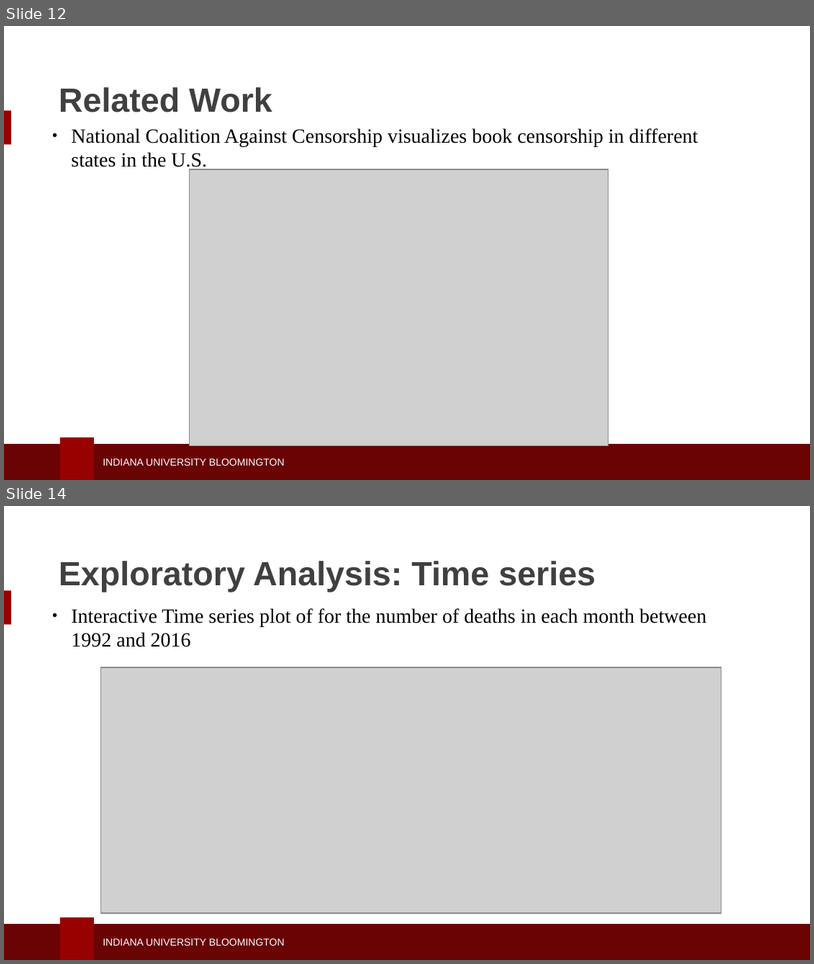
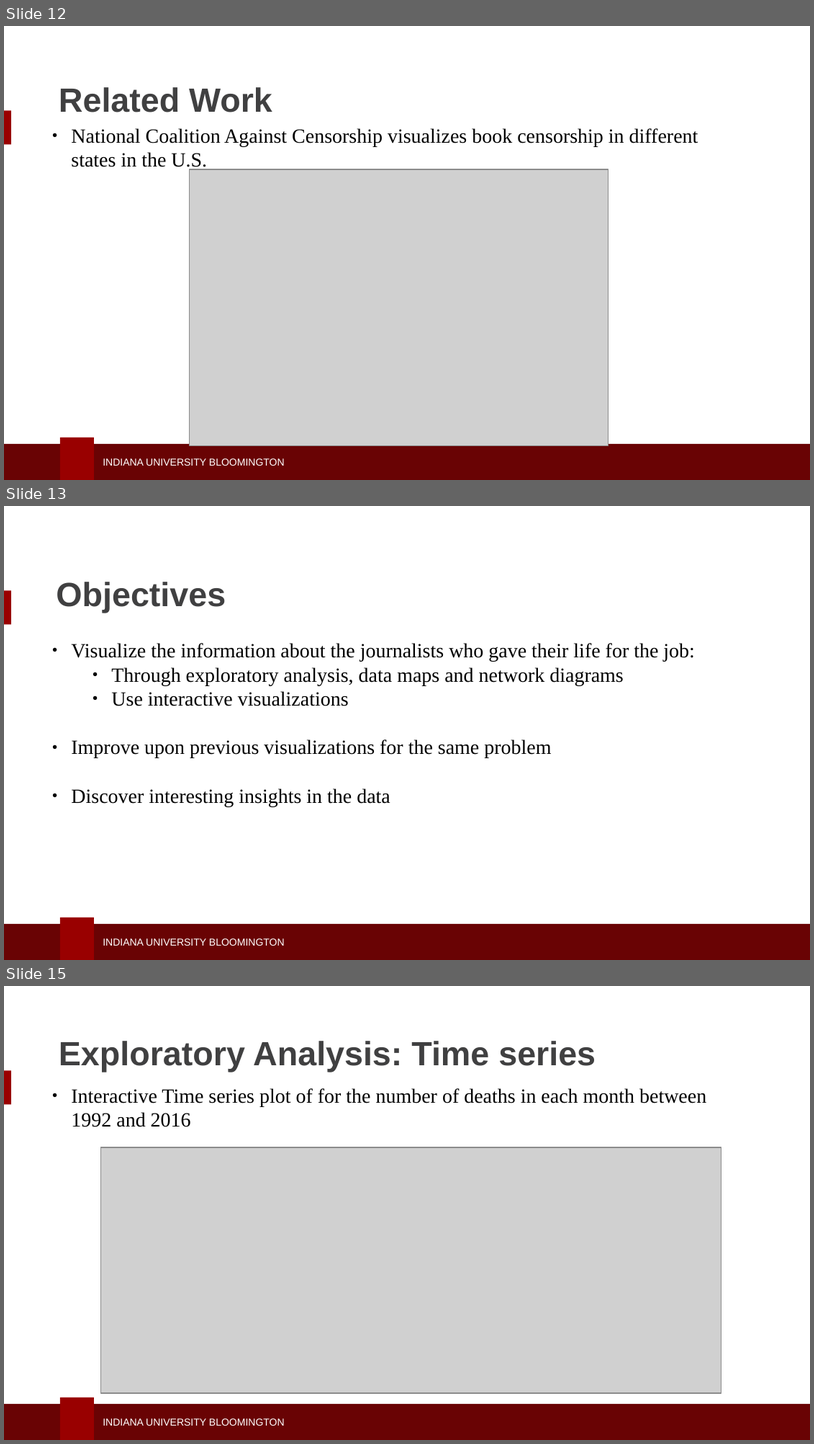
Before and after one commit to seashiva94/data_viz_project, a slide deck: dviz_ppt.pptx. Shown one above the other, each under a label of ours: slides 12 and 14 before the commit, slides 12, 13 and 15 after it; the slides between them are not shown. The pictures are 814x964 and 814x1444 pixels, drawn with LibreOffice and Linux fonts; fonts in the diff are those of the drawing; grey boxes stand for pictures; background and template pictures are left out. Boxes give left, top, right and bottom in pixels: in the first picture for what was removed or moved away, otherwise in the second. Text is boxed around its words. In the diff, an @@ line names an element or a change of style, - is before the commit and + after.

```diff
--- a/dviz_ppt.pptx
+++ b/dviz_ppt.pptx
@@ slide 13 added at <box>4,506,810,960</box>, background #FFFFFF; not listed: 4 template elements that a slide beside it also shows @@
@@ text added at <box>56,582,226,613</box>, 30 pt, text #404041, bold @@
+Objectives
@@ text added at <box>71,643,694,806</box>, 18 pt, text #000000 @@
+● Visualize the information about the journalists who gave their life for the job:
+  ● Through exploratory analysis, data maps and network diagrams
+  ● Use interactive visualizations
+● Improve upon previous visualizations for the same problem
+● Discover interesting insights in the data
@@ what was slide 14 is now slide 15 @@
```
Also in this commit, not shown: 12 slides changed, 6 other slides added, 6 slides removed.
